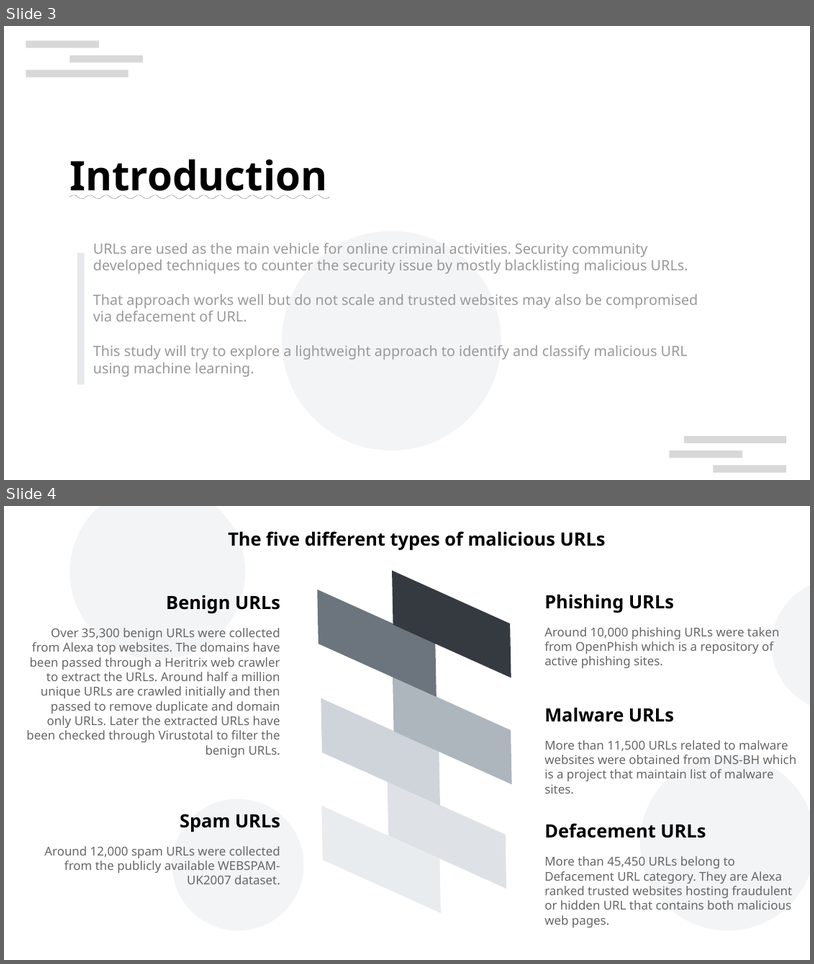
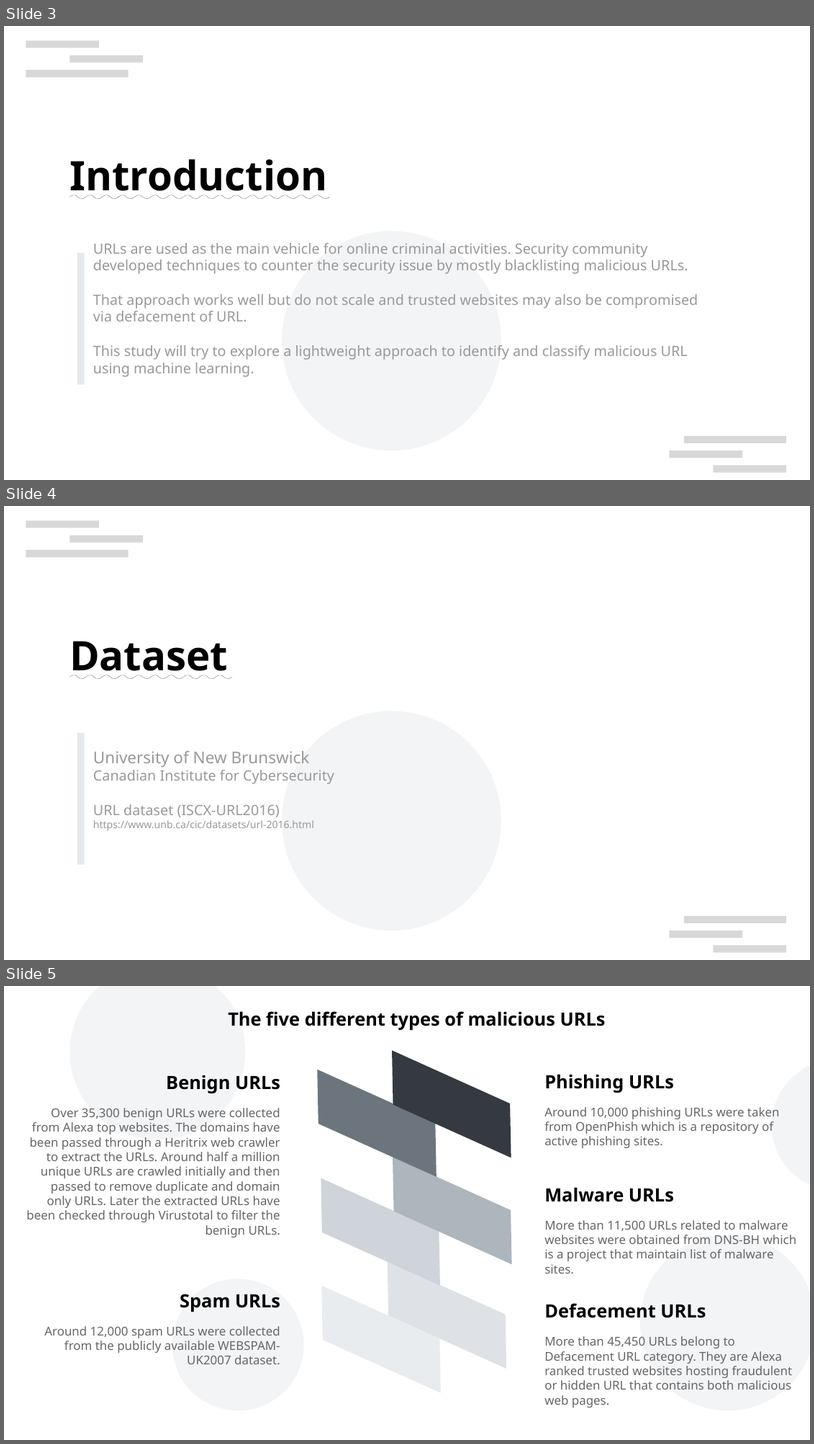
Before and after one commit to quickheaven/scs-3253-machine-learning, a slide deck: documentation/Detection and categorization of malicious URLs.odp. Shown one above the other, each under a label of ours: slides 3 and 4 before the commit, slides 3, 4 and 5 after it. The pictures are 814x964 and 814x1444 pixels, drawn with LibreOffice and Linux fonts; fonts in the diff are those of the drawing; background and template pictures are left out. Boxes give left, top, right and bottom in pixels: in the first picture for what was removed or moved away, otherwise in the second. Text is boxed around its words. In the diff, an @@ line names an element or a change of style, - is before the commit and + after.

Commit message:
updated the presentation.

```diff
--- a/documentation/Detection and categorization of malicious URLs.odp
+++ b/documentation/Detection and categorization of malicious URLs.odp
@@ slide 4 added at [4,506,810,960], background #FFFFFF; not listed: 7 template elements that a slide beside it also shows @@
@@ text added at [70,641,228,679], 40 pt, text #000000, bold, underline @@
+Dataset
@@ rectangle added at [77,733,85,865], fill #CED4DA at 50% opacity @@
@@ text added at [93,751,334,830], 14 pt, text #999999 @@
+University of New Brunswick
+Canadian Institute for Cybersecurity
+URL dataset (ISCX-URL2016)
+https://www.unb.ca/cic/datasets/url-2016.html
@@ what was slide 4 is now slide 5 @@
```
Also in this commit, not shown: 2 slides changed, 2 other slides added.
